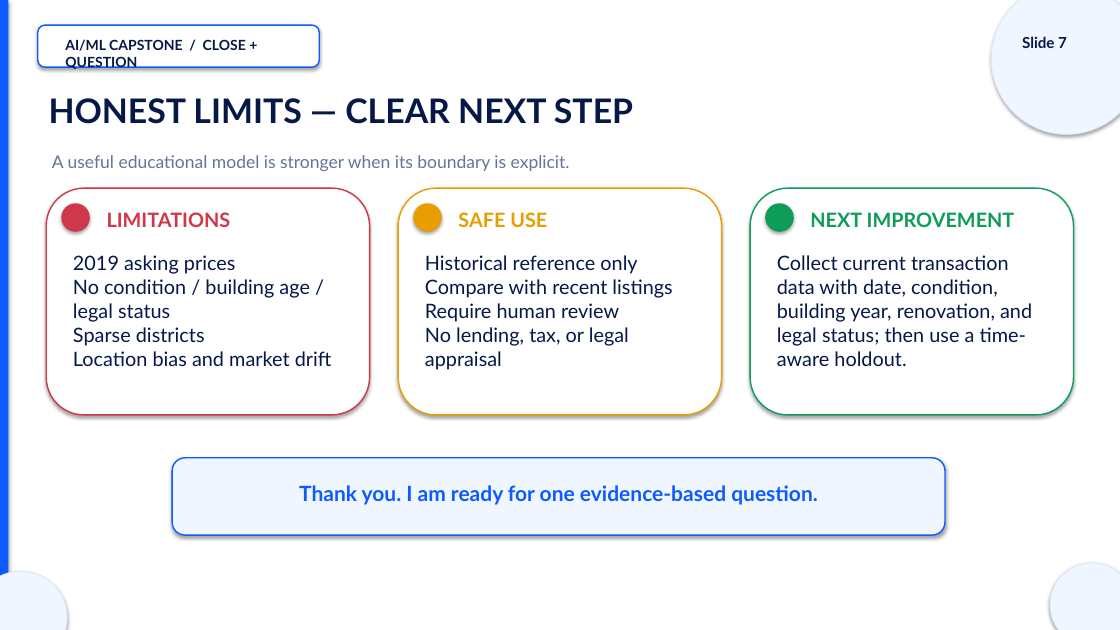
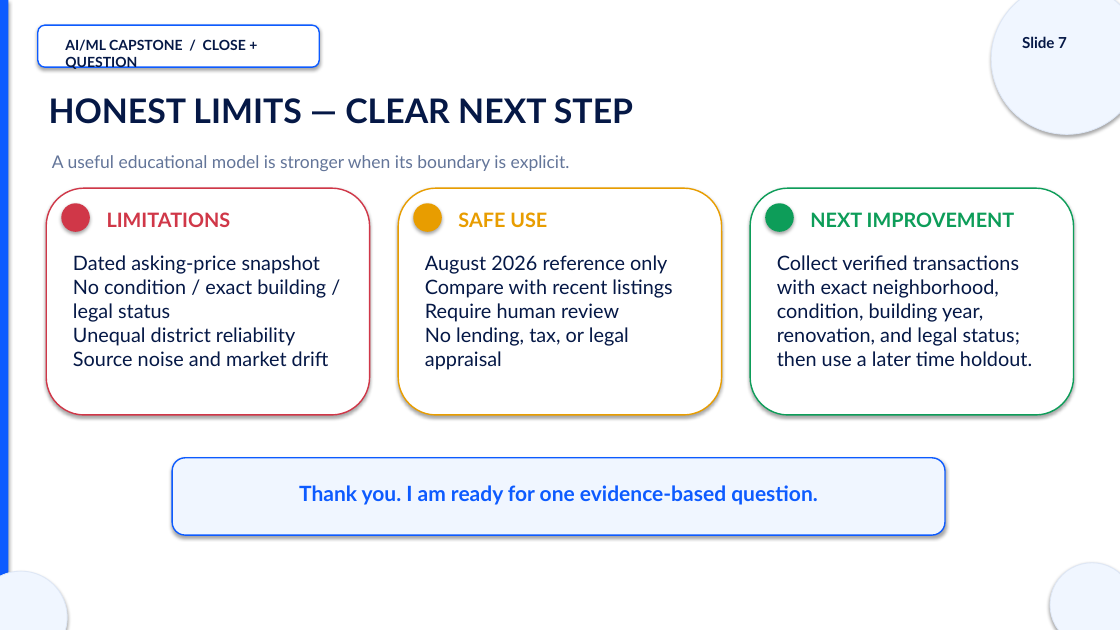
Before and after one commit to DilnuraHamdamova/tashkent-house-price-predictor, a slide deck: slide 7 of presentation/Tashkent_House_Price_Defense.pptx. Drawn at 1120x630 pixels with LibreOffice and Linux fonts; fonts in the diff are those of the drawing. Boxes give left, top, right and bottom in pixels: in the first picture for what was removed or moved away, otherwise in the second. Text is boxed around its words. In the diff, an @@ line names an element or a change of style, - is before the commit and + after.

Commit message:
Rebuild predictor with current 2026 apartment data

```diff
--- a/presentation/Tashkent_House_Price_Defense.pptx
+++ b/presentation/Tashkent_House_Price_Defense.pptx
@@ text at box(73, 255, 329, 366): text changed @@
-2019 asking prices
-No condition / building age / legal status
-Sparse districts
-Location bias and market drift
+Dated asking-price snapshot
+No condition / exact building / legal status
+Unequal district reliability
+Source noise and market drift
@@ text at box(425, 255, 672, 370): text changed @@
-Historical reference only
-Compare with recent listings
-Require human review
-No lending, tax, or legal appraisal
+August 2026 reference only
+Compare with recent listings
+Require human review
+No lending, tax, or legal appraisal
@@ text at box(777, 255, 1032, 366): text changed @@
-Collect current transaction data with date, condition, building year, renovation, and legal status; then use a time-aware holdout.
+Collect verified transactions with exact neighborhood, condition, building year, renovation, and legal status; then use a later time holdout.
```
Also in this commit, not shown: 9 other slides changed, 40 other files.
